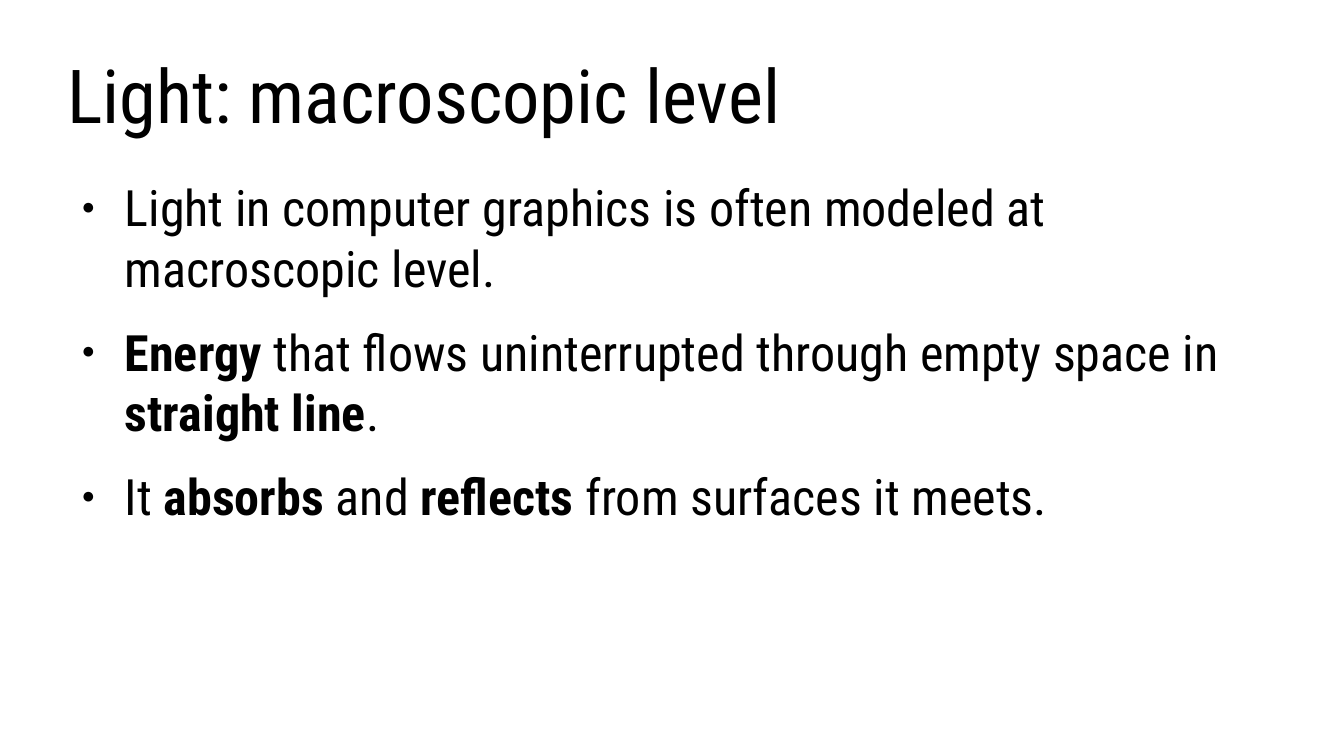
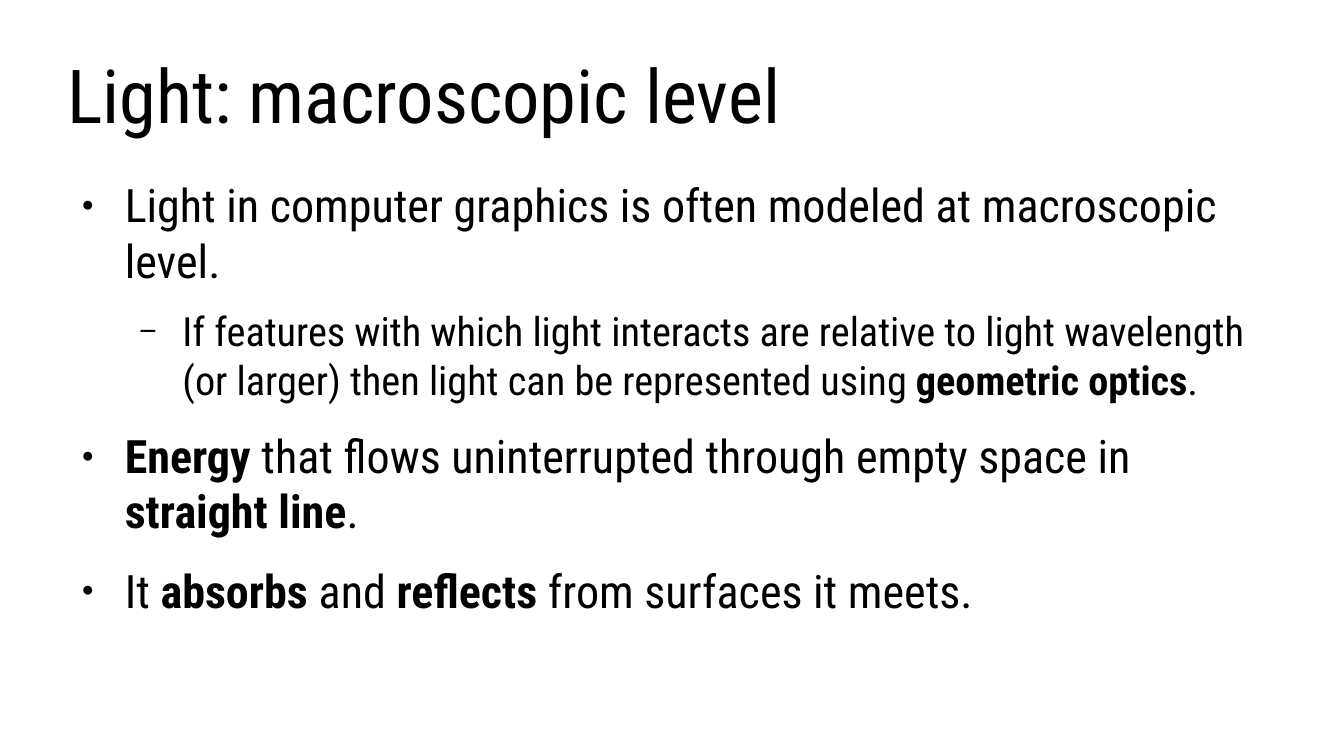
Before and after one commit to lorentzo/IntroductionToComputerGraphics, a slide deck: slide 4 of lectures/3_foundations_3d_scene/3_3_light.odp. Drawn at 1344x756 pixels with LibreOffice and Linux fonts; fonts in the diff are those of the drawing. Boxes give left, top, right and bottom in pixels: in the first picture for what was removed or moved away, otherwise in the second. Text is boxed around its words. In the diff, an @@ line names an element or a change of style, - is before the commit and + after.

Commit message:
light and camera

```diff
--- a/lectures/3_foundations_3d_scene/3_3_light.odp
+++ b/lectures/3_foundations_3d_scene/3_3_light.odp
@@ text at [125,187,1217,609]: size 29.6 to 27.2 pt in "Light in computer graphics is often modeled ...", "Energy that flows uninterrupted through empty space ...", "It absorbs and reflects from surfaces it ..." @@
@@ text at [182,315,1244,404]: paragraph added @@
+  − If features with which light interacts are relative to light wavelength (or larger) then light can be represented using geometric optics.
```
Also in this commit, not shown: 4 other slides changed, 7 other files.
